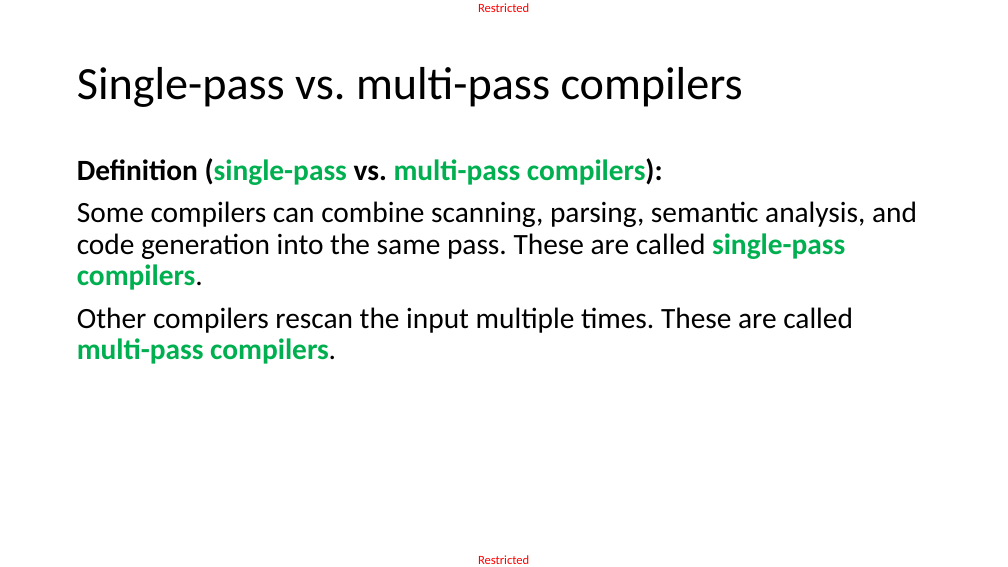
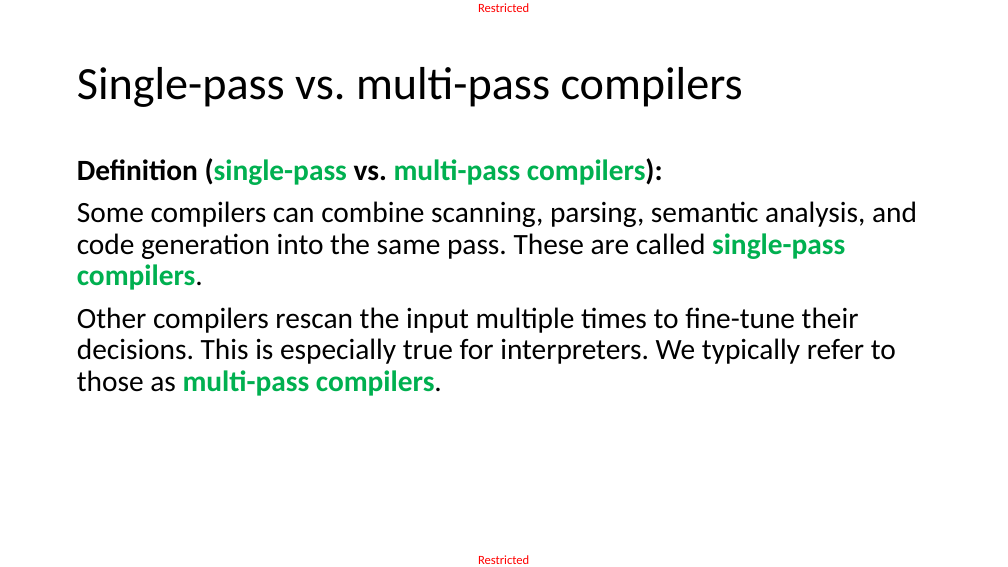
Before and after one commit to matthieudemari/SUTD_PLC_50_051, a slide deck: slide 62 of W11/W11S2 - Sem1/W11S2.pptx. Drawn at 1008x567 pixels with LibreOffice and Linux fonts; fonts in the diff are those of the drawing. Boxes give left, top, right and bottom in pixels: in the first picture for what was removed or moved away, otherwise in the second. Text is boxed around its words. In the diff, an @@ line names an element or a change of style, - is before the commit and + after.

```diff
--- a/W11/W11S2 - Sem1/W11S2.pptx
+++ b/W11/W11S2 - Sem1/W11S2.pptx
@@ text at (77,307,896,396): text changed @@
-Other compilers rescan the input multiple times. These are called multi-pass compilers.
+Other compilers rescan the input multiple times to fine-tune their decisions. This is especially true for interpreters. We typically refer to those as multi-pass compilers.
```
Also in this commit, not shown: 3 other files.
